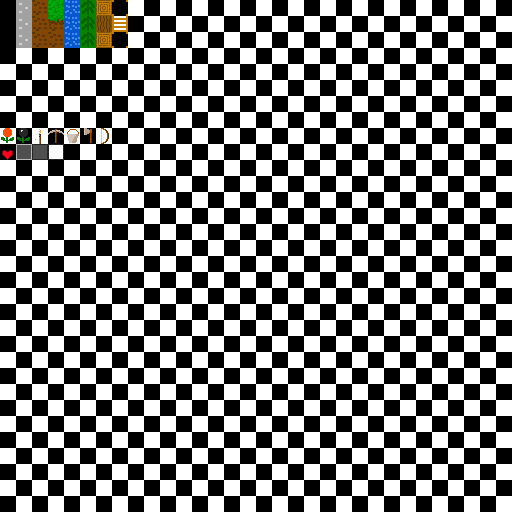
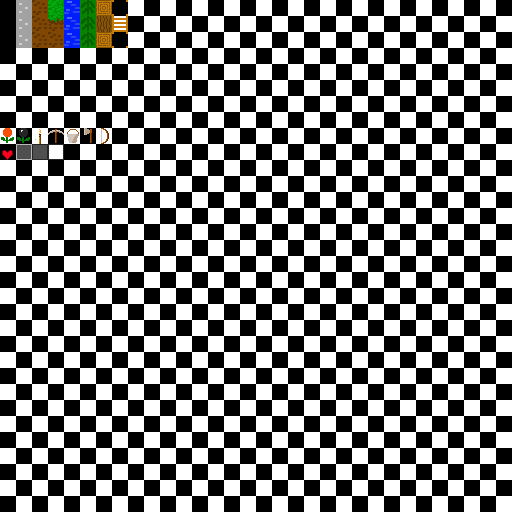
Layers edited between the first and the second 512px x 512px image:
painted on "レイヤー 32" over [64, 0, 80, 48]
